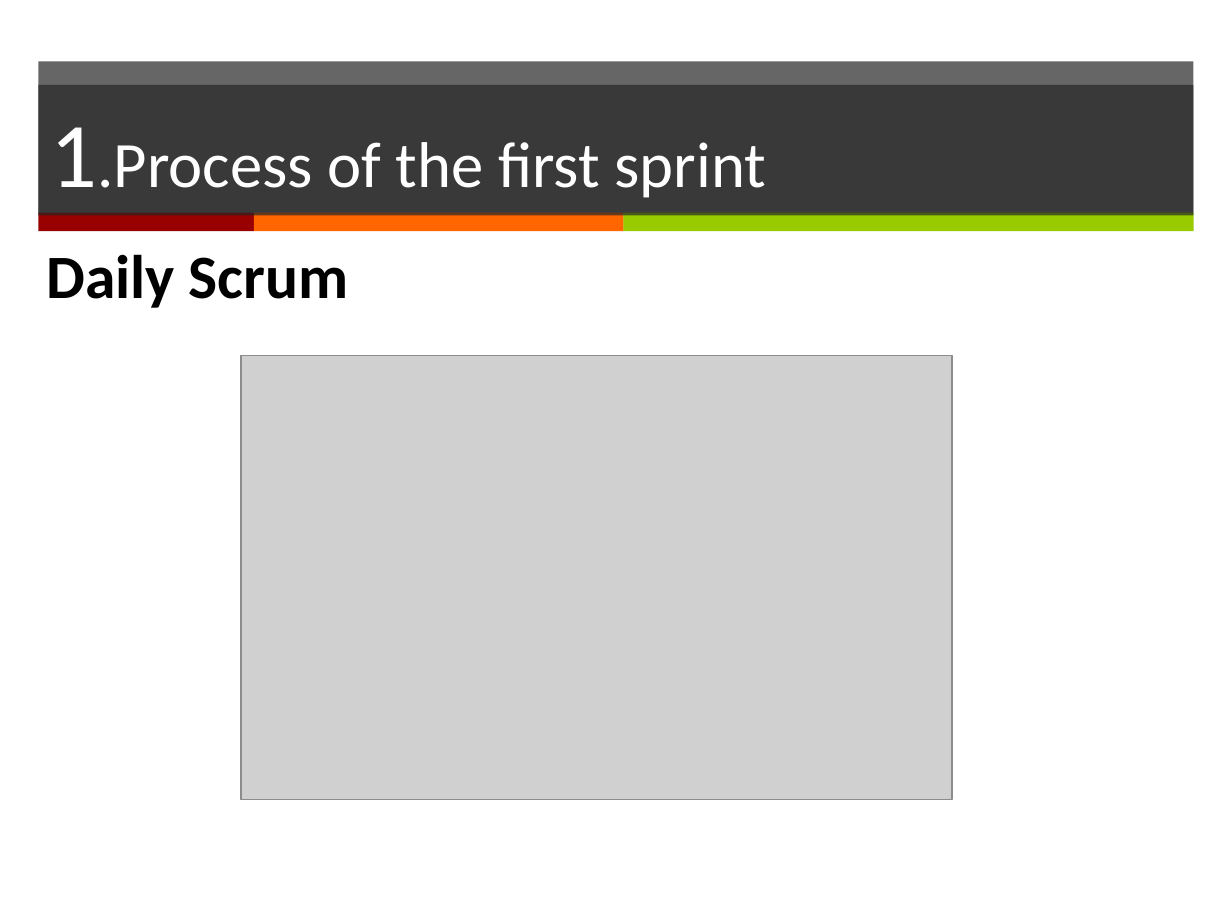
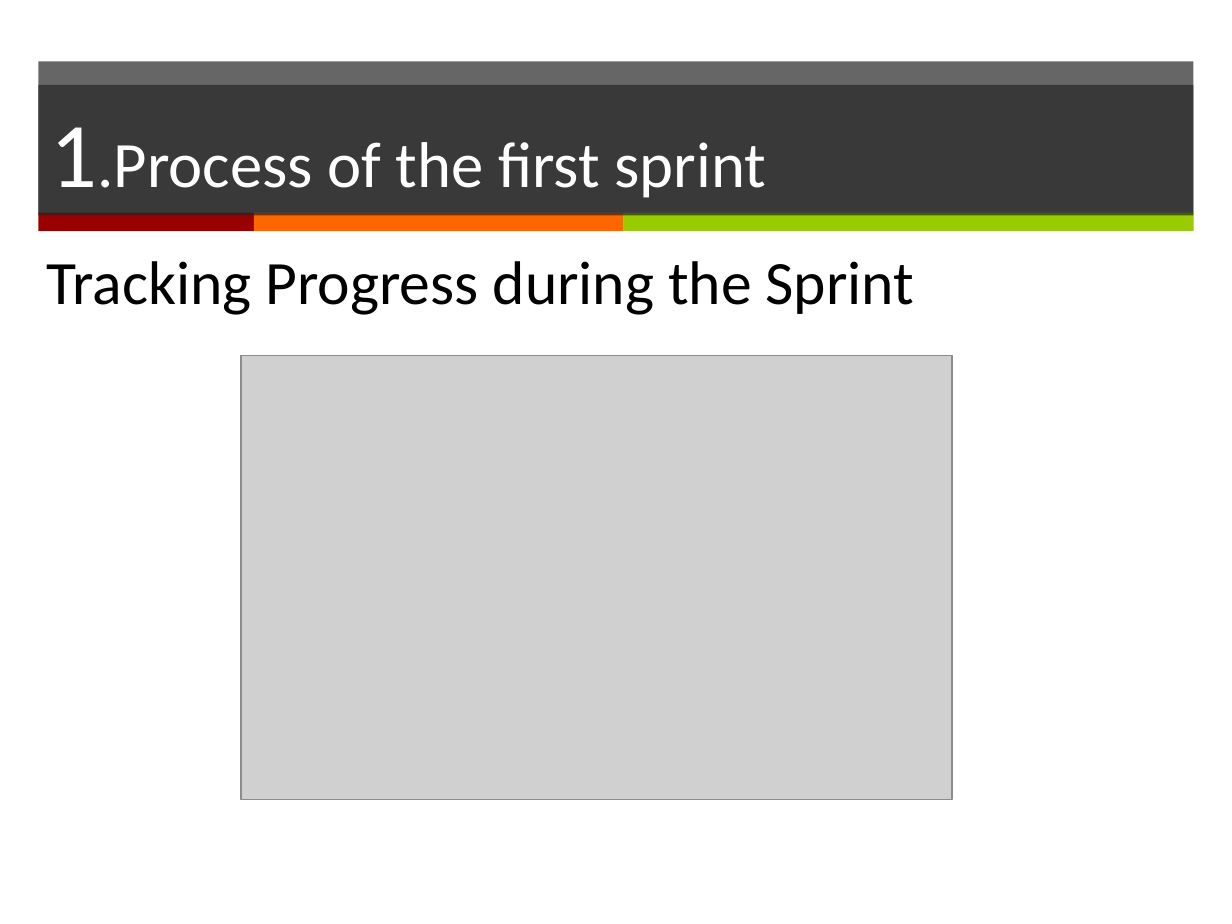
Before and after one commit to yadwinds/761_VEL, a slide deck: slide 4 of PCB/08 report/prototype presentation modle.pptx. Drawn at 1232x924 pixels with LibreOffice and Linux fonts; fonts in the diff are those of the drawing; grey boxes stand for pictures. Boxes give left, top, right and bottom in pixels: in the first picture for what was removed or moved away, otherwise in the second. Text is boxed around its words. In the diff, an @@ line names an element or a change of style, - is before the commit and + after.

```diff
--- a/PCB/08 report/prototype presentation modle.pptx
+++ b/PCB/08 report/prototype presentation modle.pptx
@@ text at <box>47,261,915,315</box>: text changed; bold off @@
-Daily Scrum
+Tracking Progress during the Sprint
```
Also in this commit, not shown: 2 other slides changed, 1 slide added.
